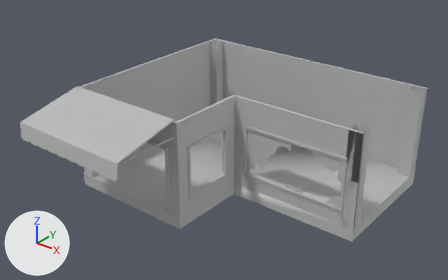
The FBX model Assets/Meshes/FlowerShop.fbx, before and after one commit.
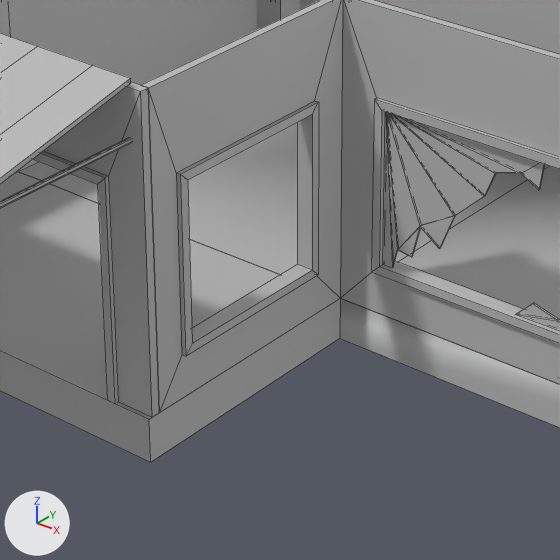
There are two pictures of each version: one whole from a 50 mm camera at (17.45, -13.16, 11.65) aimed at (4.76, 2.7, 1.82), one close up on the part from 31% to 66% of the width and 35% to 92% of the height. The lights are fixed; the arrows at lower left show +X, +Y and +Z. The close-ups show mesh edges as thin lines. Where no turn or scale is listed for an object, it has been applied to the vertices. Vertices at the same position are counted once.

Before the edit, the objects in view are built like this:
```python
me_mesh = bpy.data.meshes.new('Mesh')
me_mesh.from_pydata(...)  # 398 vertices, 384 faces; spans x 0.0..10.0, y -2.56..8.0, z -0.5..3.6
me_mesh.materials.append(mat_lambert1)  # grey #bcbcbc
ob_flowershop = bpy.data.objects.new('FlowerShop', me_mesh)
ob_flowershop.location = (0.0, 0.0, 0.0)
```
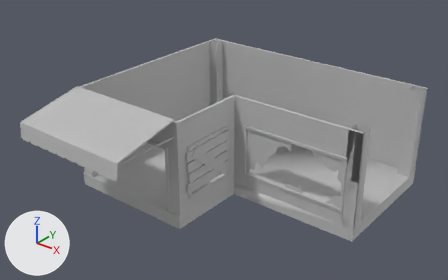
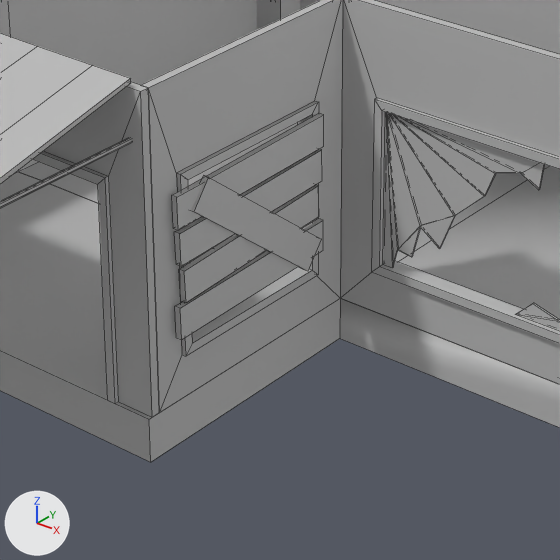
What the commit changed:
me_mesh is used by ob_flowershop; location (0.0, 0.0, 0.0).
me_mesh had 398 vertices, 384 faces and spanned x 0.0..10.0, y -2.56..8.0, z -0.5..3.6.
me_mesh now has 438 vertices, 414 faces and spans x 0.0..10.0, y -2.56..8.0, z -0.5..3.6.
Part 1, on me_mesh:
24 vertices are added at x 5.05..5.15, y 0.32..2.56, z 0.71..2.38.
16 new vertices lie (0.06, 0.0, 0.0) away from vertices in x 5.05, y 0.32..2.56, z 0.77..2.37.
30 new faces join them.

Pixel boxes [x1, y1, x2, y2] of what changed, in the close-ups (560 x 560 px):
part 1 of me_mesh, added
    after: [172, 113, 324, 340]
